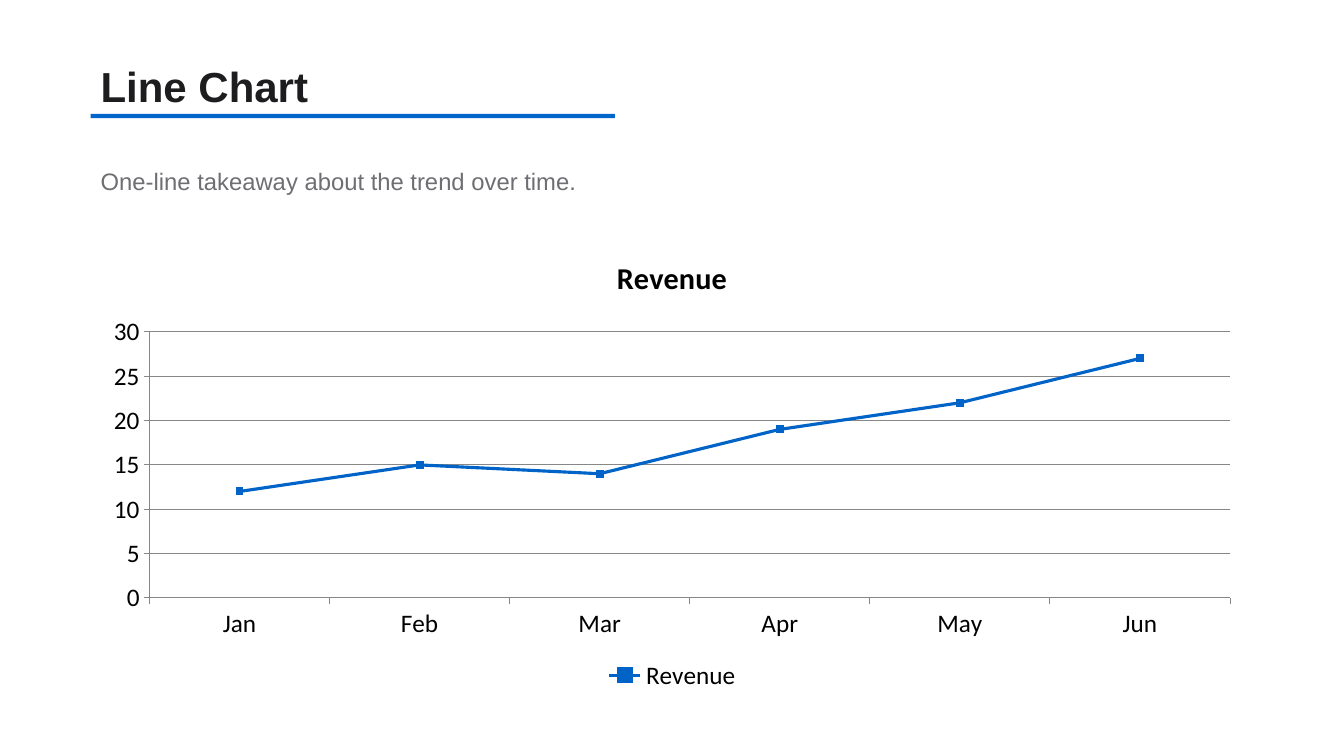
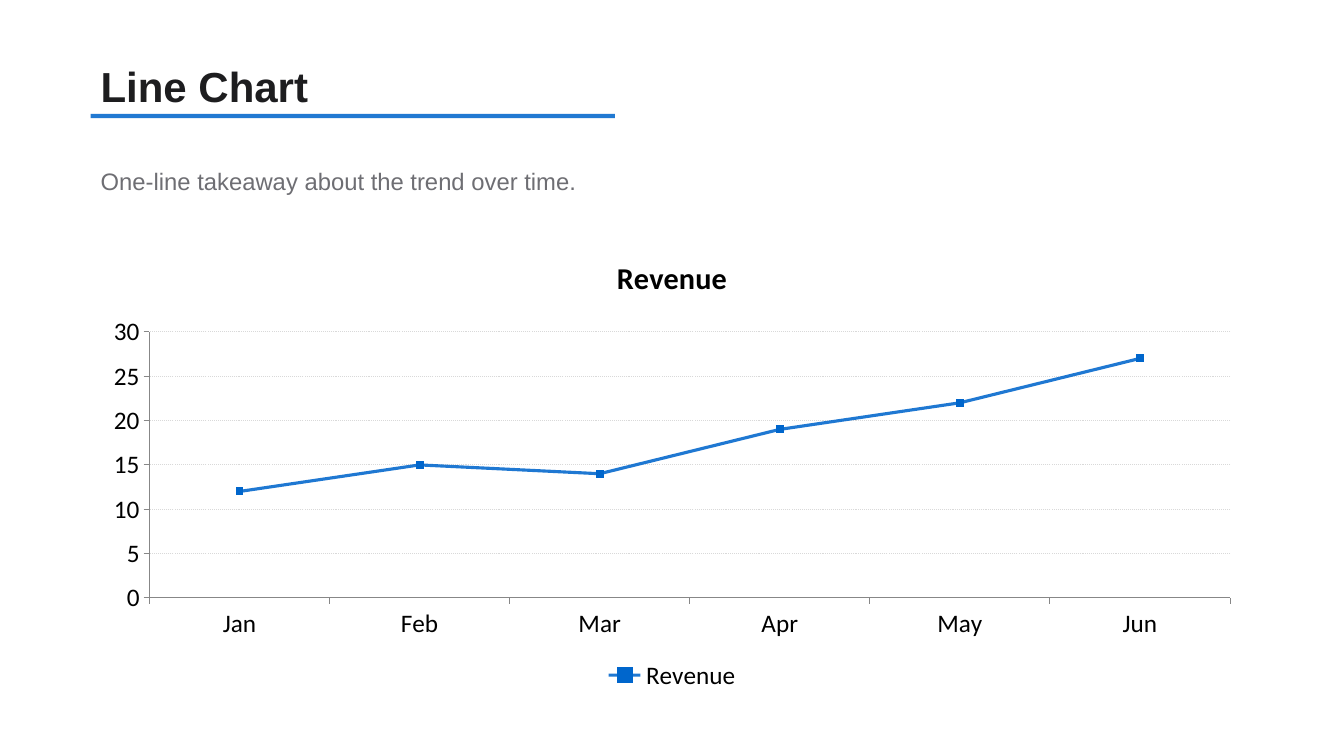
Before and after one commit to TakebumiSuzuki/CC-Dev-Container, a slide deck: slide 9 of template-source/basic_template.pptx. Drawn at 1344x756 pixels with LibreOffice and Linux fonts; fonts in the diff are those of the drawing. Boxes give left, top, right and bottom in pixels: in the first picture for what was removed or moved away, otherwise in the second. Text is boxed around its words. In the diff, an @@ line names an element or a change of style, - is before the commit and + after.

```diff
--- a/template-source/basic_template.pptx
+++ b/template-source/basic_template.pptx
@@ rectangle at [91, 114, 615, 118]: fill #0066CC to #0066CC at 87% opacity @@
@@ line chart at [91, 237, 1253, 696] @@
@@ value axis changed @@
```
Also in this commit, not shown: 16 other slides changed, 13 other files.
